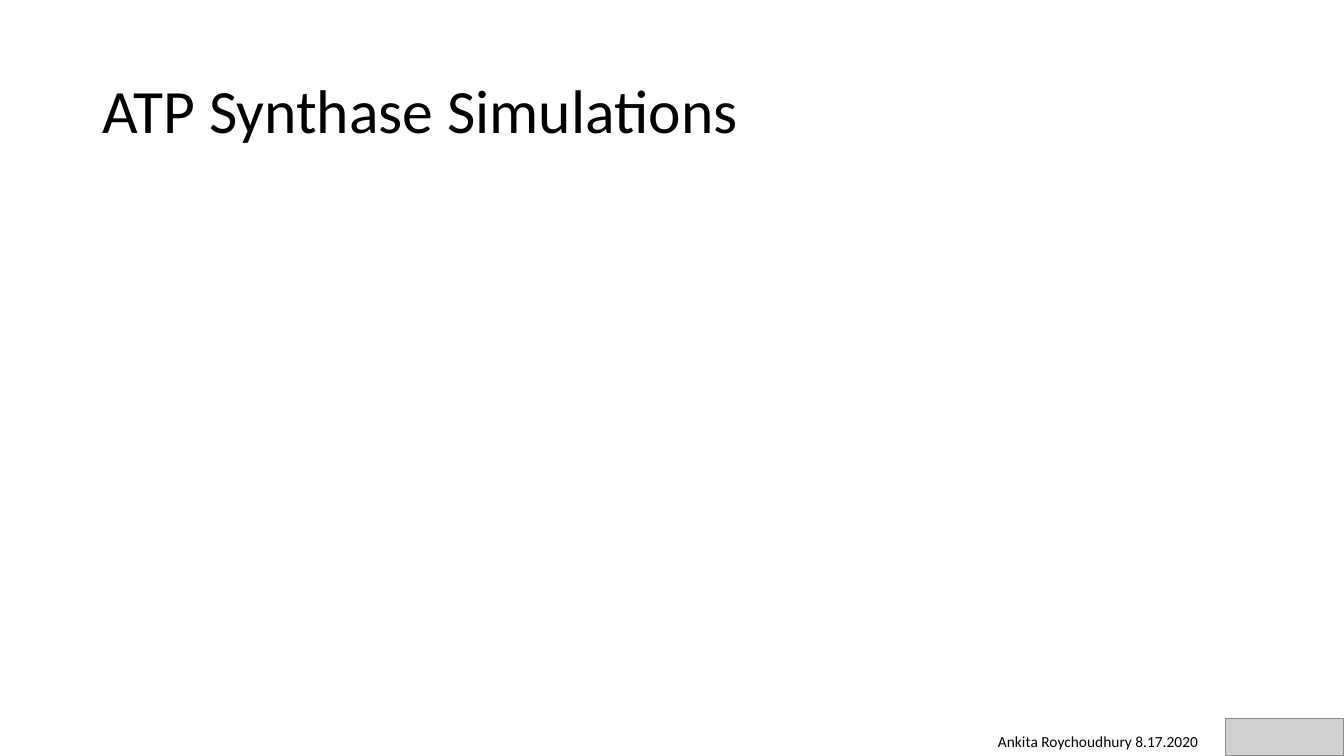
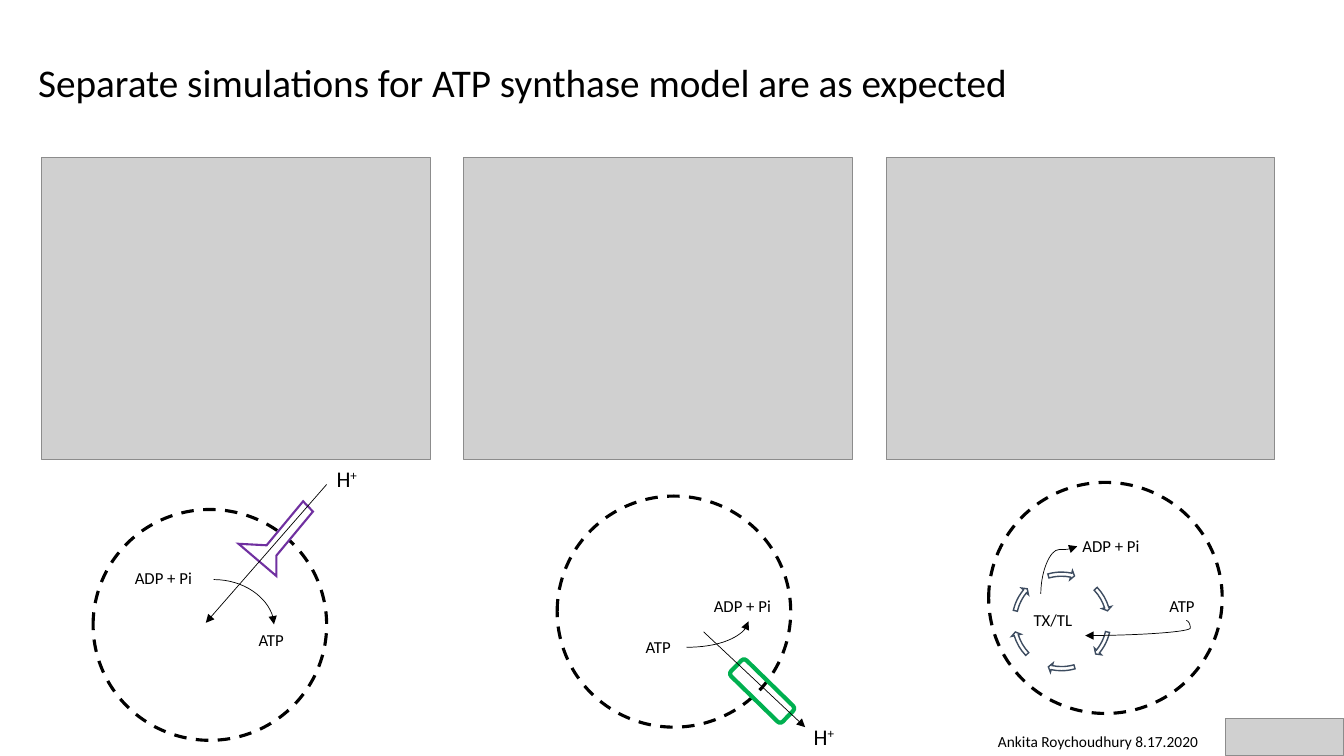
Before and after one commit to AnkitaRoychoudhury/ug_murray, a slide deck: slide 8 of miscellaneous/presentations/20200817_murray_mtg.pptx. Drawn at 1344x756 pixels with LibreOffice and Linux fonts; fonts in the diff are those of the drawing; grey boxes stand for pictures. Boxes give left, top, right and bottom in pixels: in the first picture for what was removed or moved away, otherwise in the second. Text is boxed around its words. In the diff, an @@ line names an element or a change of style, - is before the commit and + after.

```diff
--- a/miscellaneous/presentations/20200817_murray_mtg.pptx
+++ b/miscellaneous/presentations/20200817_murray_mtg.pptx
@@ title at [38,69,1007,104]: text changed; size 44 to 28 pt @@
-ATP Synthase Simulations
+Separate simulations for ATP synthase model are as expected
@@ picture added at [41,157,431,460] @@
@@ picture added at [464,157,853,460] @@
@@ picture added at [886,157,1275,460] @@
@@ group added at [93,472,351,740]: 3 texts, 1 ellipse, 1 freeform shape, 1 curved arrow, 1 arrow @@
+ADP + Pi
+ATP
+H+
@@ curved arrow added from (687, 647) to (749, 621), #000000 0.5 pt @@
@@ text added at [714,600,771,612], 12 pt, text #000000 @@
+ADP + Pi
@@ group added at [989,483,1223,714]: 6 circular arrows, 3 texts, 2 curved arrows, 1 ellipse @@
+ADP + Pi
+ATP
+TX/TL
@@ text added at [646,642,671,653], 12 pt, text #000000 @@
+ATP
@@ group added at [558,496,828,745]: 1 ellipse, 1 rounded rectangle, 1 arrow, 1 text @@
+H+
```
Also in this commit, not shown: 2 other slides changed, 2 slides added, 27 other files.
